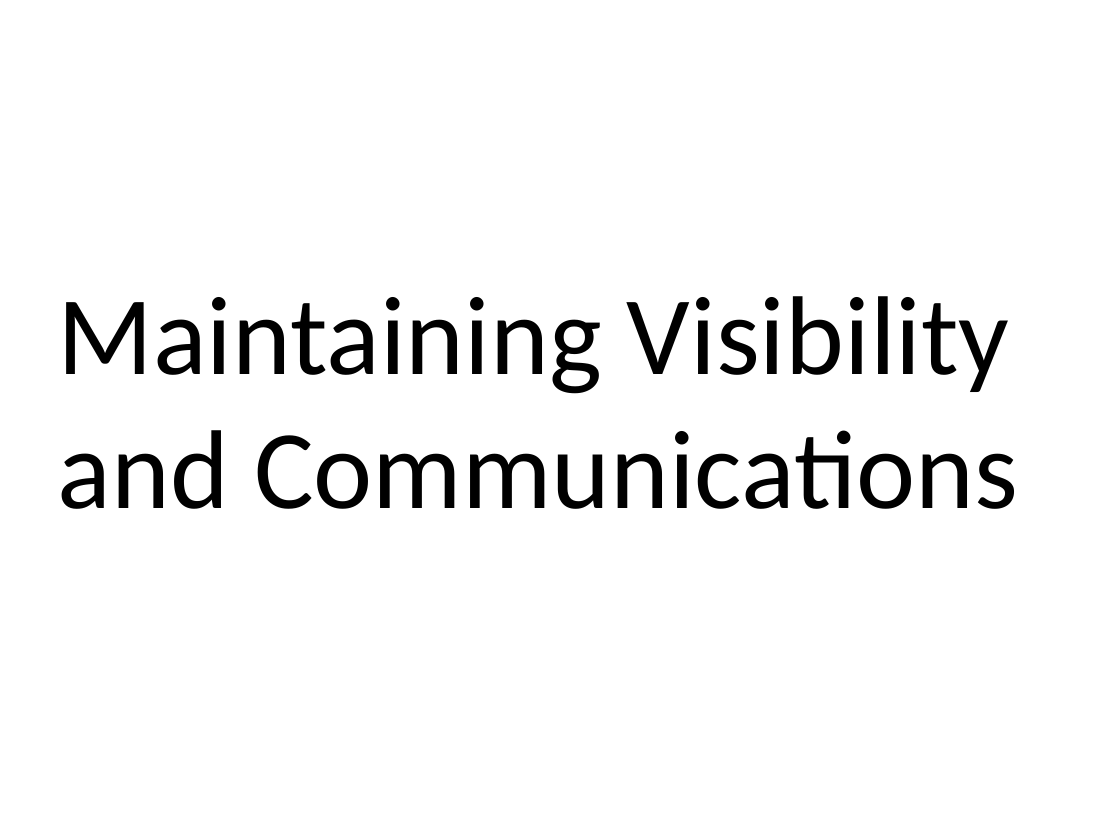
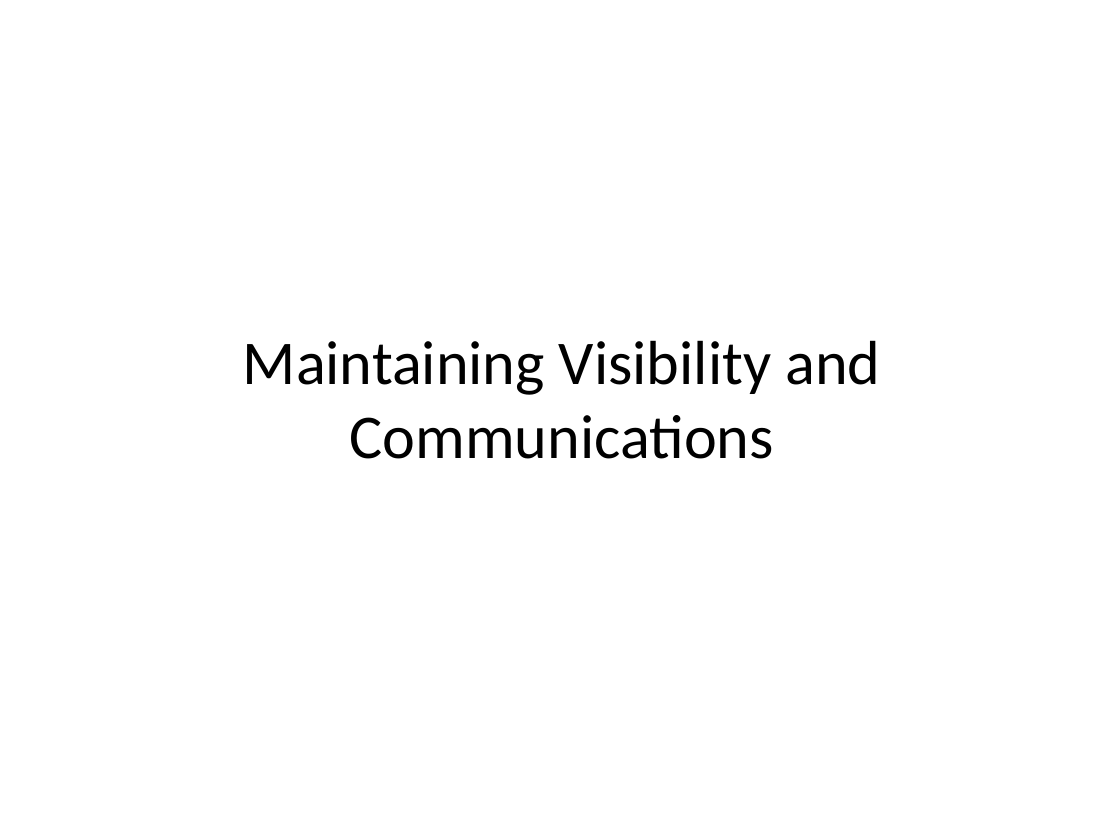
Before and after one commit to ThoughtWorksInc/TWTraining, a slide deck: slide 3 of Agile Fundamentals for Product Owner/06-Visibility and communication.pptx. Drawn at 1120x840 pixels with LibreOffice and Linux fonts; fonts in the diff are those of the drawing; background and template pictures are left out. Boxes give left, top, right and bottom in pixels: in the first picture for what was removed or moved away, otherwise in the second. Text is boxed around its words. In the diff, an @@ line names an element or a change of style, - is before the commit and + after.

```diff
--- a/Agile Fundamentals for Product Owner/06-Visibility and communication.pptx
+++ b/Agile Fundamentals for Product Owner/06-Visibility and communication.pptx
@@ text "Maintaining Visibility and Communications" at [243,340,880,459]: size 72 to 40 pt; alignment left to centre @@
```
Also in this commit, not shown: 3 other files.
